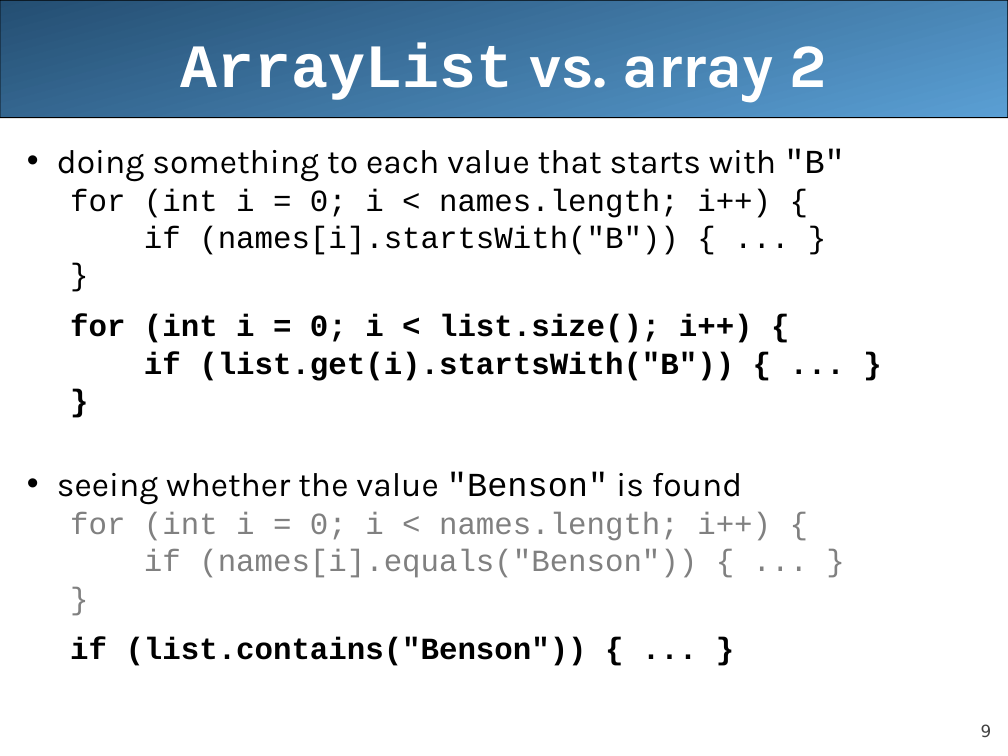
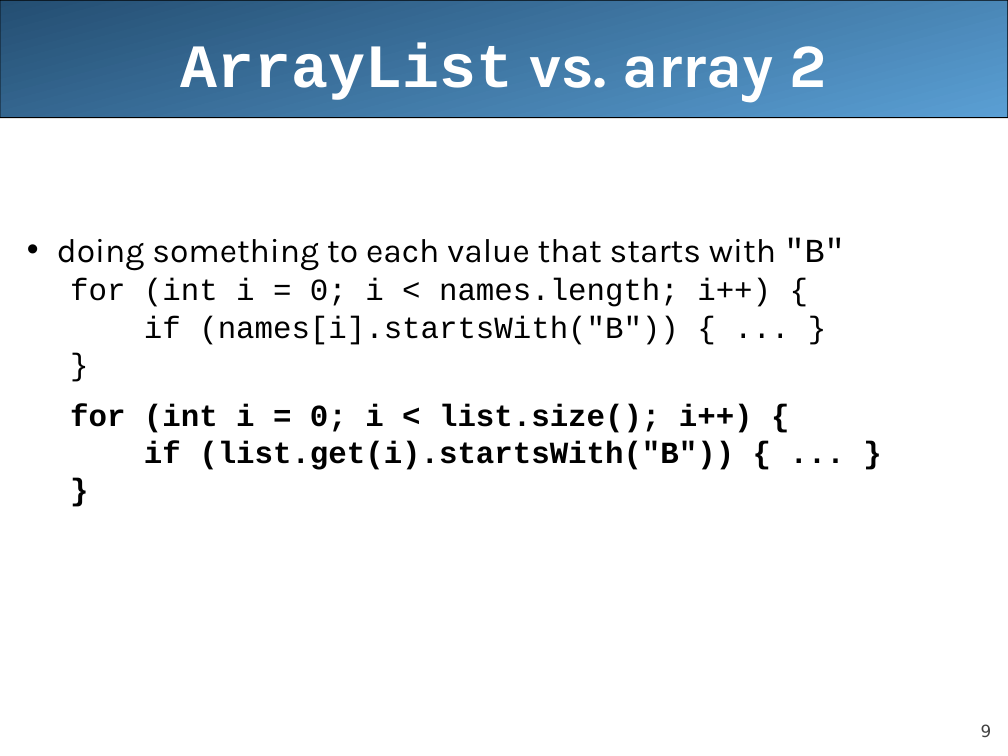
Before and after one commit to LongBaoNguyen/longbaonguyen.github.io, a slide deck: slide 9 of courses/apcsa/lecture16.ppt. Drawn at 1008x756 pixels with LibreOffice and Linux fonts; fonts in the diff are those of the drawing. Boxes give left, top, right and bottom in pixels: in the first picture for what was removed or moved away, otherwise in the second. Text is boxed around its words. In the diff, an @@ line names an element or a change of style, - is before the commit and + after.

Commit message:
arraylist

```diff
--- a/courses/apcsa/lecture16.ppt
+++ b/courses/apcsa/lecture16.ppt
@@ text at (57, 471, 771, 666): paragraphs removed @@
-• seeing whether the value "Benson" is found
-  for (int i = 0; i < names.length; i++) {
-  if (names[i].equals("Benson")) { ... }
-  }
-  if (list.contains("Benson")) { ... }
```
Also in this commit, not shown: 28 other slides changed, 3 slides added, 1 slide removed, 4 other files.
